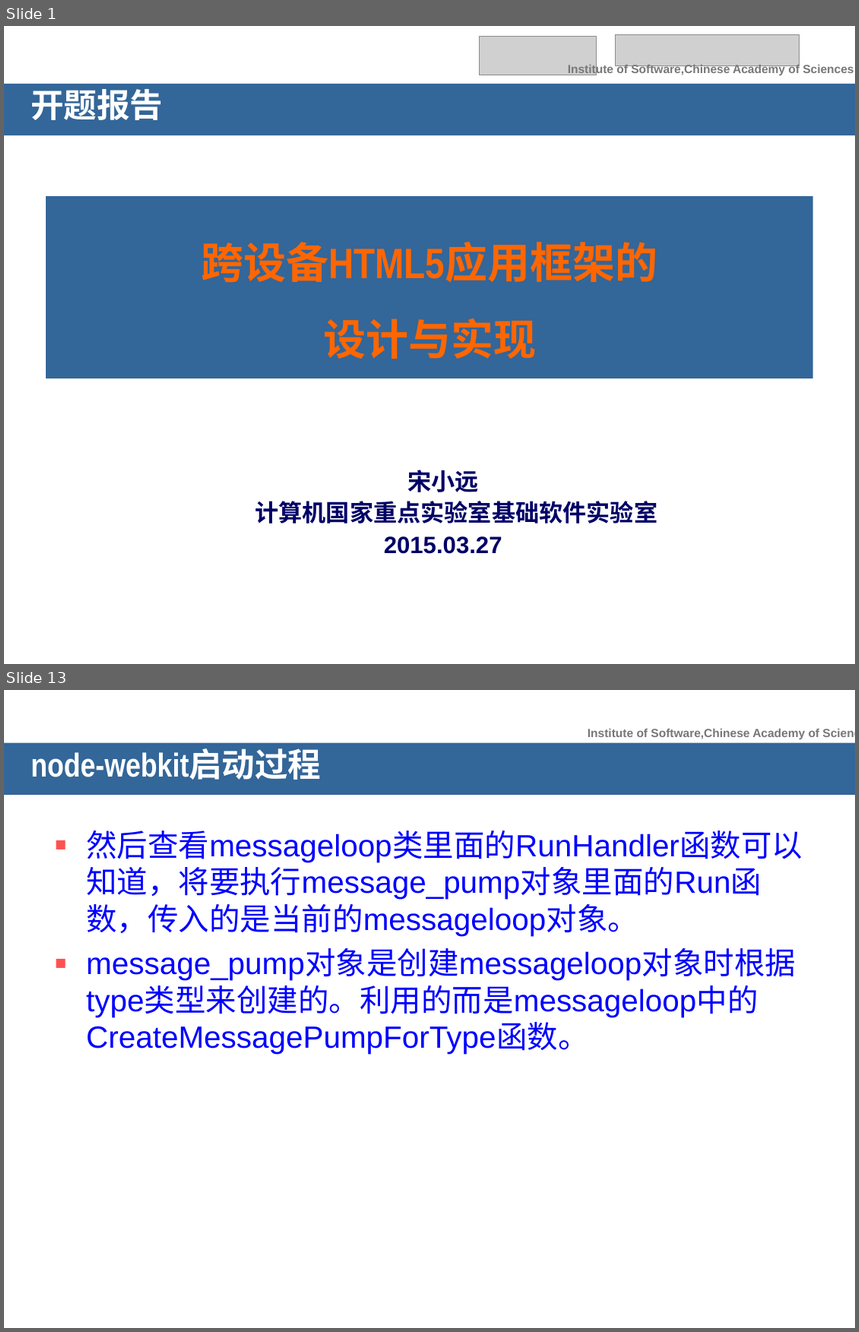
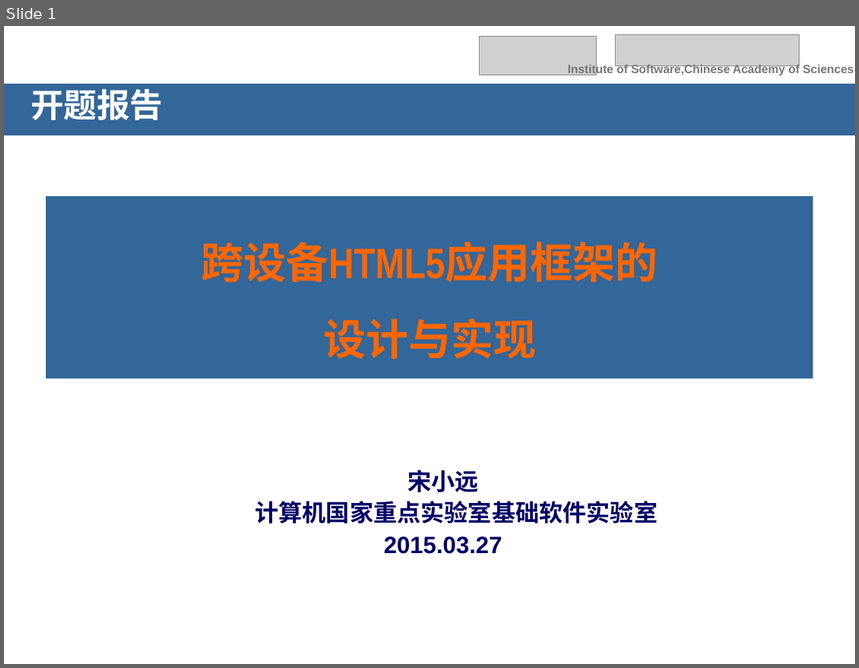
Before and after one commit to songxiaoyuan/MyOrdinaryFiles, a slide deck: 开题报告/开题报告_宋小远.ppt. Shown one above the other, each under a label of ours: slides 1 and 13 before the commit, slide 1 after it; the slides between them are not shown. The pictures are 859x1332 and 859x668 pixels, drawn with LibreOffice and Linux fonts; fonts in the diff are those of the drawing; grey boxes stand for pictures; background and template pictures are left out. Boxes give left, top, right and bottom in pixels: in the first picture for what was removed or moved away, otherwise in the second. Text is boxed around its words. In the diff, an @@ line names an element or a change of style, - is before the commit and + after.

```diff
--- a/开题报告/开题报告_宋小远.ppt
+++ b/开题报告/开题报告_宋小远.ppt
@@ slide 13 removed at bbox=[4, 690, 855, 1328], background picture (left out) @@
@@ text removed at bbox=[588, 729, 820, 739] @@
-Institute of Software,Chinese Academy of Sciences
@@ title removed at bbox=[4, 742, 855, 795] @@
-node-webkit启动过程
@@ text removed at bbox=[86, 831, 803, 1054] @@
-▪ 然后查看messageloop类里面的RunHandler函数可以知道，将要执行message_pump对象里面的Run函数，传入的是当前的messageloop对象。
-▪ message_pump对象是创建messageloop对象时根据type类型来创建的。利用的而是messageloop中的CreateMessagePumpForType函数。
```
Also in this commit, not shown: 8 slides changed, 12 slides added, 11 other slides removed, 15 other files.
